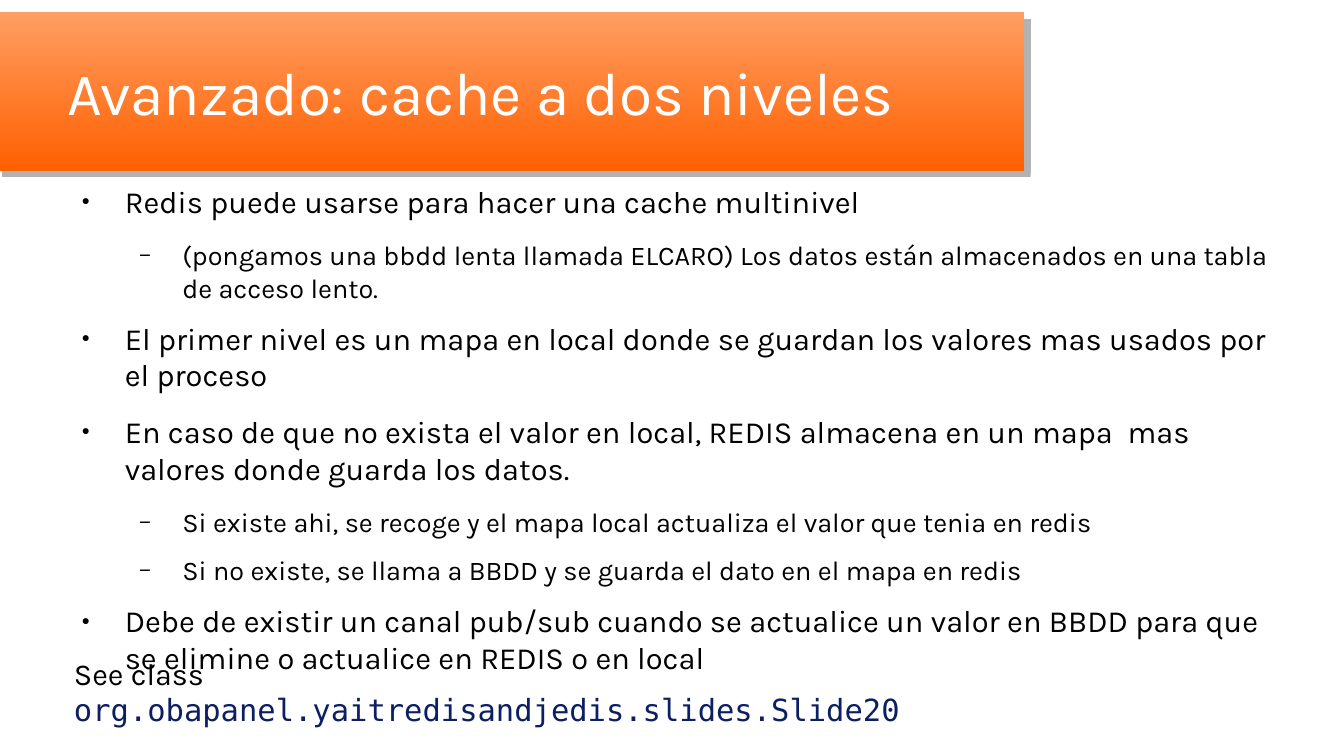
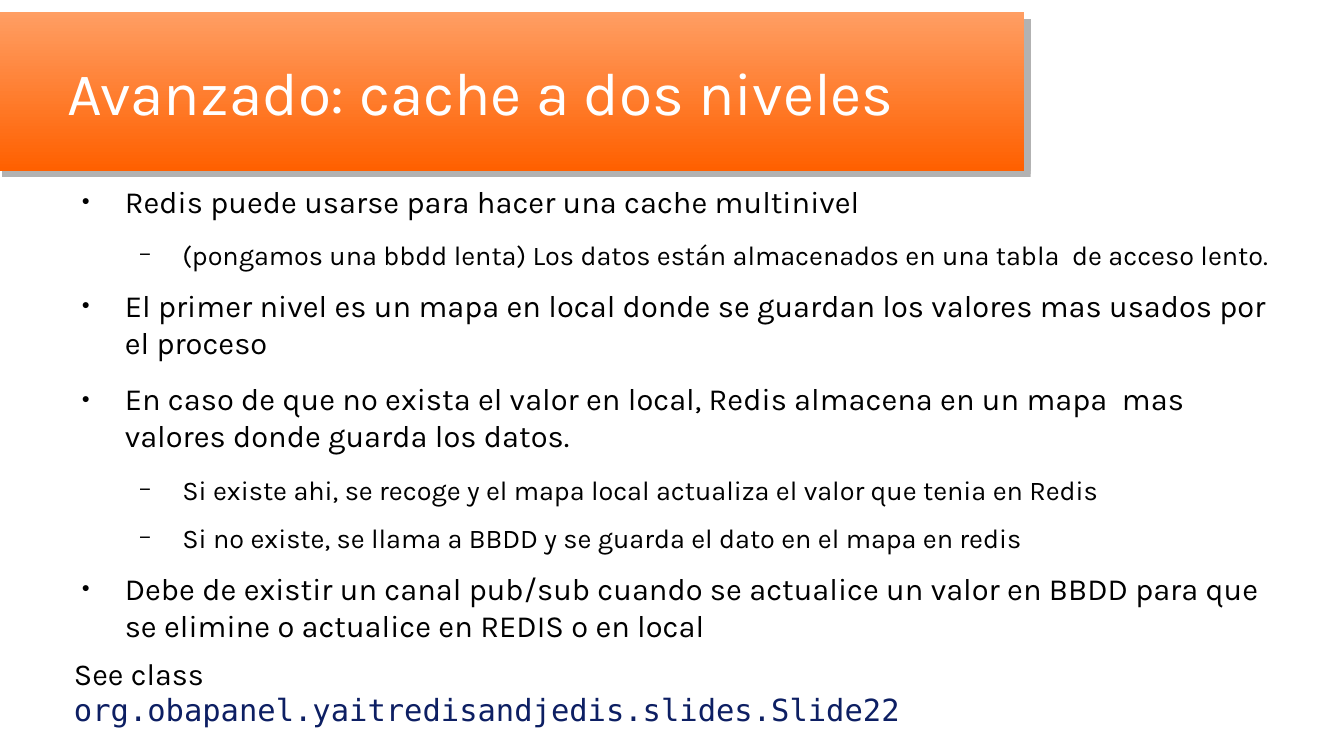
Before and after one commit to oscar-besga-panel/YaitRedisAndJedis, a slide deck: slide 22 of YaitRedisJedis_es.odp (slide 20 before the commit). Drawn at 1344x756 pixels with LibreOffice and Linux fonts; fonts in the diff are those of the drawing; background and template pictures are left out. Boxes give left, top, right and bottom in pixels: in the first picture for what was removed or moved away, otherwise in the second. Text is boxed around its words. In the diff, an @@ line names an element or a change of style, - is before the commit and + after.

```diff
--- a/YaitRedisJedis_es.odp
+++ b/YaitRedisJedis_es.odp
@@ text at [182,244,1267,272]: text changed @@
-  − (pongamos una bbdd lenta llamada ELCARO) Los datos están almacenados en una tabla de acceso lento.
+  − (pongamos una bbdd lenta) Los datos están almacenados en una tabla de acceso lento.
@@ text at [125,389,1184,506]: text changed @@
-● En caso de que no exista el valor en local, REDIS almacena en un mapa mas valores donde guarda los datos.
-  − Si existe ahi, se recoge y el mapa local actualiza el valor que tenia en redis
+● En caso de que no exista el valor en local, Redis almacena en un mapa mas valores donde guarda los datos.
+  − Si existe ahi, se recoge y el mapa local actualiza el valor que tenia en Redis
@@ text at [74,664,900,728]: text changed @@
-See class org.obapanel.yaitredisandjedis.slides.Slide20
+See class org.obapanel.yaitredisandjedis.slides.Slide22
```
Also in this commit, not shown: 18 other slides changed, 2 slides added, 16 other files.
